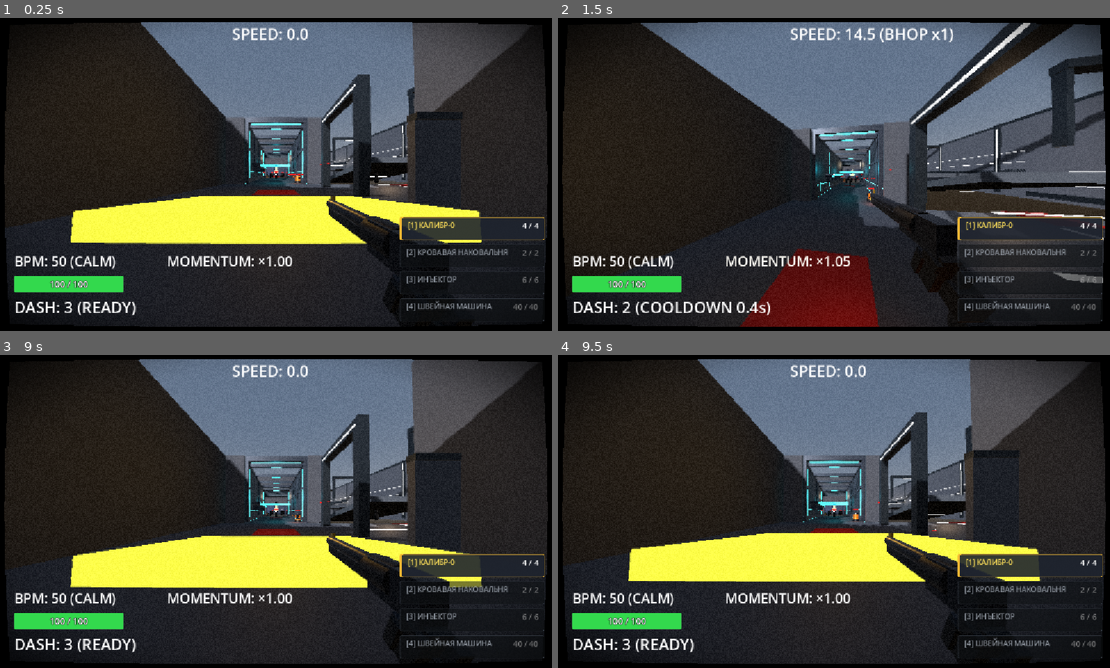
Above: before the commit, frames 1-4 (two rows, left to right).
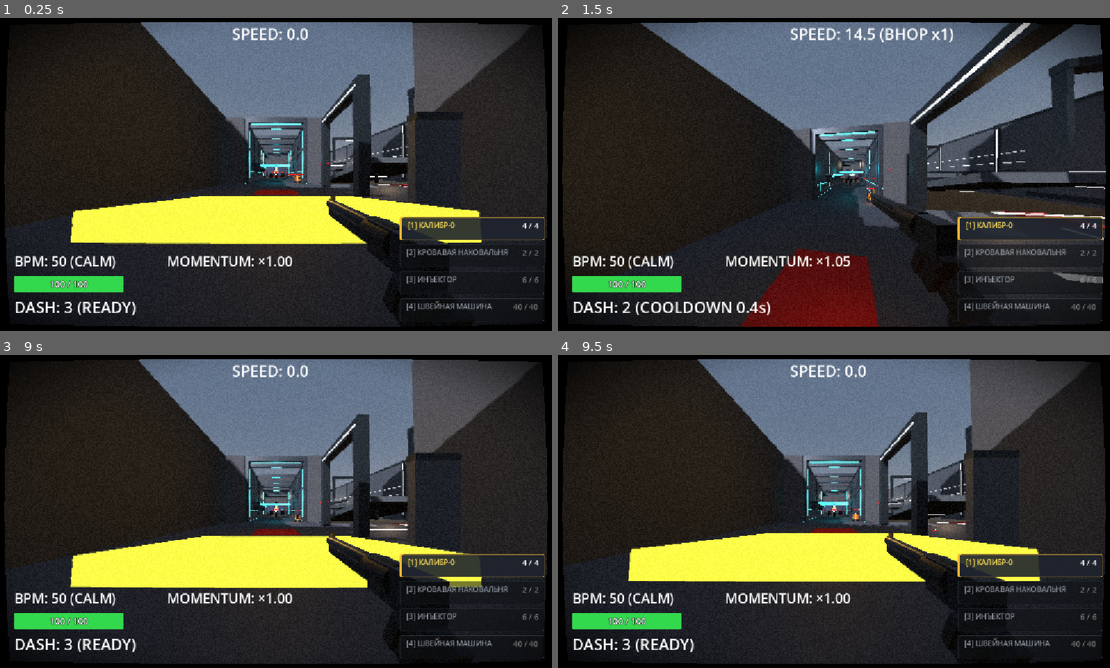
Above: after the commit, the same moments.

Repository: ggou3/voidkill
Game: Godot game, scene res://test_arena.tscn
Same seed, same stepped clock (60 frames per second), same inputs: the game is played once before the commit and once after it. This scene is started directly instead of the project's main scene.
Inputs (mouse positions are in pixels of both pictures, inside the frame that each line leads up to):
- Up to frame 1 (0.25 s): no input
- Up to frame 2 (1.5 s): tap Enter at 0.5 s; move the mouse to (867, 174) at 0.52 s; hold Right mouse button (alt_fire) 0.53-1.28 s; hold W (move_forward) from 0.53 s (still down); tap Space (jump) at 0.77 s; move the mouse to (806, 174) at 1.27 s; tap Shift (dash) at 1.35 s
- Up to frame 3 (9 s): tap Space (jump) at 1.52, 3.02, 3.77, 4.52, 6.02, 6.77, 7.52 s; move the mouse to (292, 505) at 2.02 s; hold F (melee) 2.03-2.78 s; move the mouse to (270, 517) at 2.77 s; click (270, 517) at 2.85 s; move the mouse to (320, 514) at 3.52 s; hold C (slam) 3.53-4.28 s; move the mouse to (231, 508) at 4.27 s; tap Ctrl (slide) at 4.35 s; move the mouse to (281, 511) at 5.02 s; tap 1 at 5.1 s; move the mouse to (253, 505) at 5.77 s; release W (move_forward) at 5.78 s; hold D (move_right) 5.78-6.53 s; tap 2 at 5.85 s; move the mouse to (309, 511) at 6.52 s; hold W (move_forward) 6.53-8.75 s; tap 3 at 6.6 s; move the mouse to (248, 511) at 7.27 s; tap 4 at 7.35 s; move the mouse to (292, 505) at 8.02 s; hold Right mouse button (alt_fire) 8.03-8.75 s; click "Перезапуск (R)" at 8.75 s
- Up to frame 4 (9.5 s): no input

The runs differ from the first frame. In frame 1, 0.3% of the frame differs, in the area x 69-74%, y 34-53%; in frame 2, 4.1%, in the area x 73-100%, y 24-67%; in frame 3, 0.3%; in frame 4, 0.3%.

Commit message:
test: add wallrun test walls to arena

Diff:
--- a/test_arena.tscn
+++ b/test_arena.tscn
@@ -200,6 +200,18 @@
 size = Vector3(1, 11, 30)
 material = SubResource("Mat_Z1_Wall")
 
+[node name="Z1_WestWall2" type="CSGBox3D" parent="NavigationRegion3D/Zone1_Runway" unique_id=968067170]
+transform = Transform3D(-1.4577748e-07, 0, 3.335, 0, 3.335, 0, -3.335, 0, -1.4577748e-07, 67.86018, 5, 33.90561)
+use_collision = true
+size = Vector3(1, 11, 30)
+material = SubResource("Mat_Z1_Wall")
+
+[node name="Z1_WestWall3" type="CSGBox3D" parent="NavigationRegion3D/Zone1_Runway" unique_id=857989574]
+transform = Transform3D(-1.4577748e-07, 0, 3.335, 0, 3.335, 0, -3.335, 0, -1.4577748e-07, 67.86018, 5, 25.914364)
+use_collision = true
+size = Vector3(1, 11, 30)
+material = SubResource("Mat_Z1_Wall")
+
 [node name="Z1_EastWall" type="CSGBox3D" parent="NavigationRegion3D/Zone1_Runway" unique_id=1890040458]
 transform = Transform3D(1, 0, 0, 0, 1, 0, 0, 0, 1, 8.5, 5, 38)
 use_collision = true
